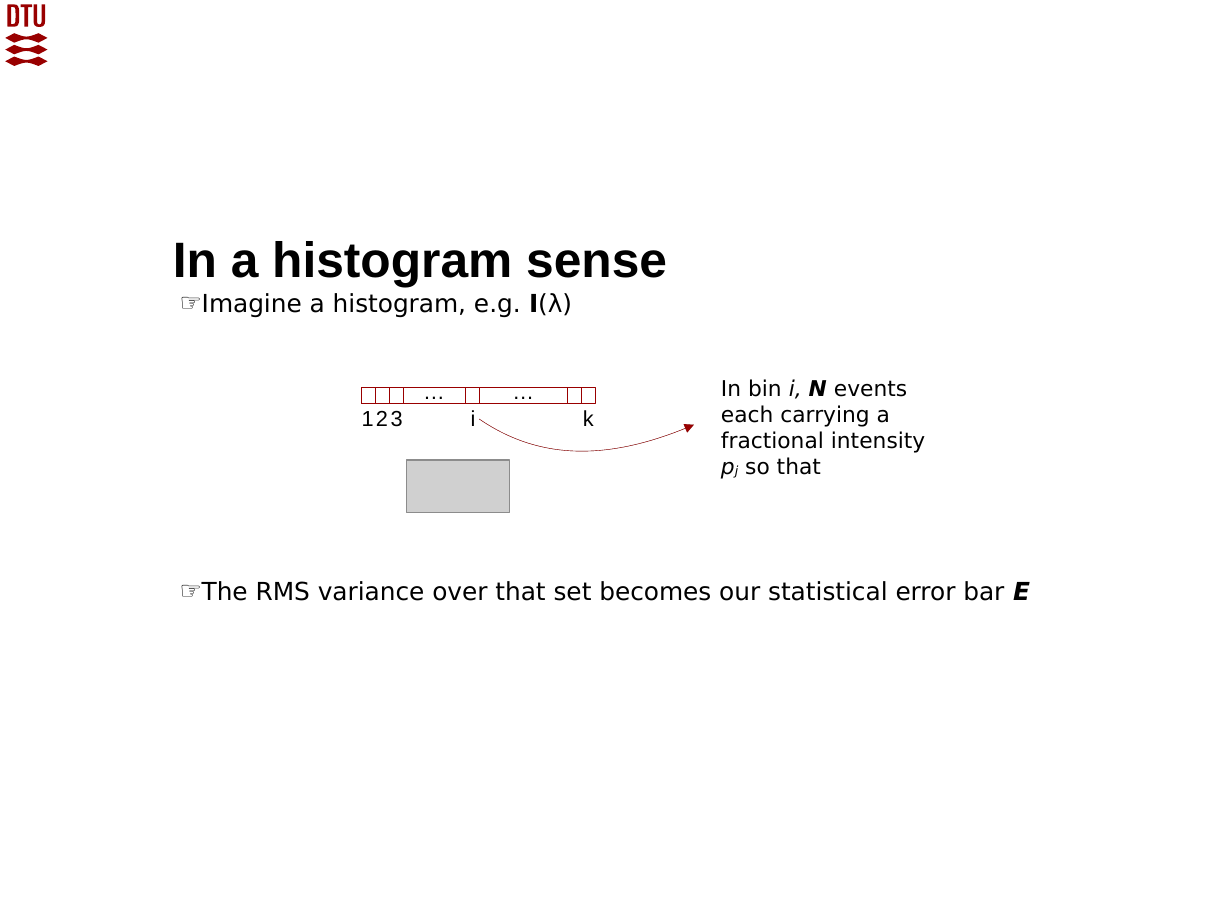
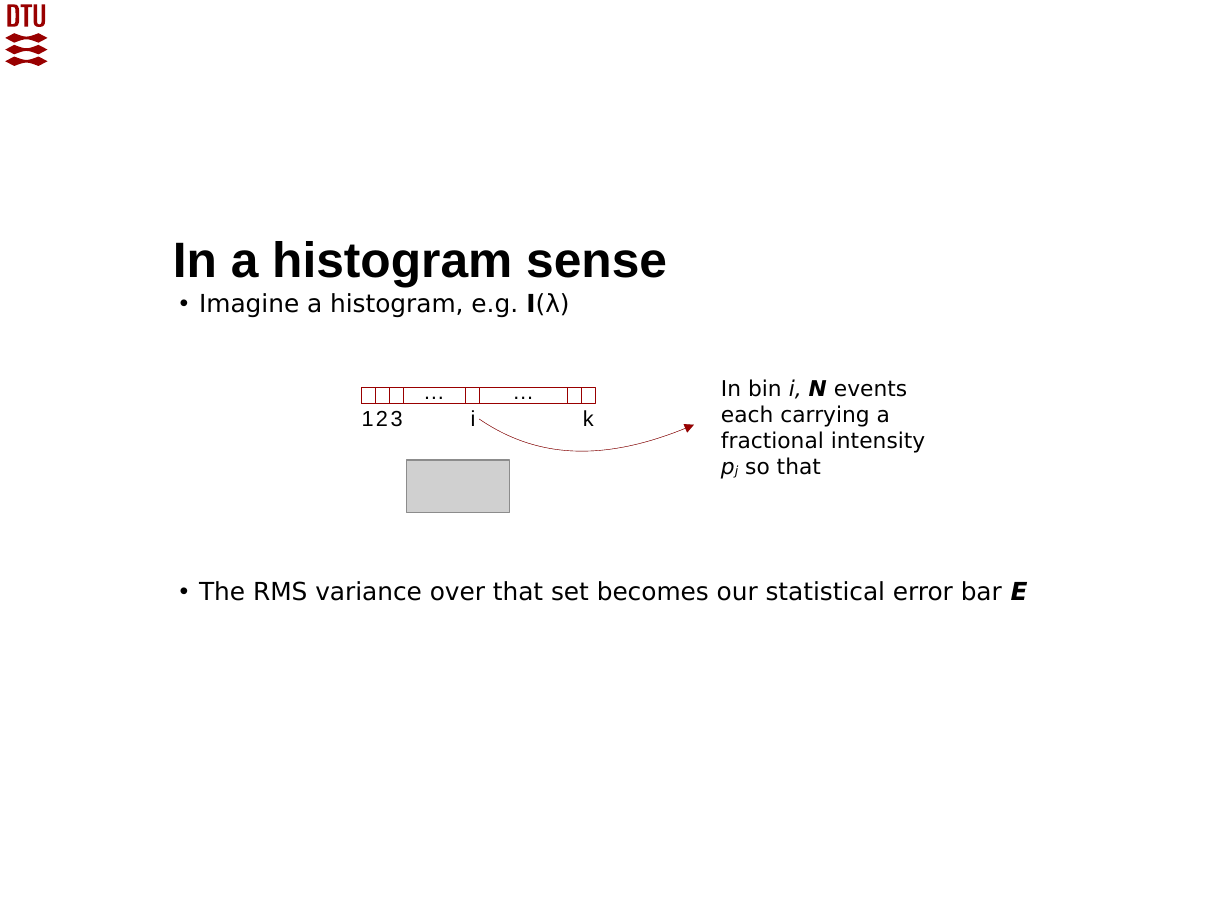
Before and after one commit to McStasMcXtrace/Schools, a slide deck: slide 37 of 2023/SOLEIL_May_2023/Day2_Wednesday_May_10th/3_Components/McXtrace_component_and_instrument_concepts.pptx. Drawn at 1232x924 pixels with LibreOffice and Linux fonts; fonts in the diff are those of the drawing; grey boxes stand for pictures; background and template pictures are left out. Boxes give left, top, right and bottom in pixels: in the first picture for what was removed or moved away, otherwise in the second. Text is boxed around its words. In the diff, an @@ line names an element or a change of style, - is before the commit and + after.

```diff
--- a/2023/SOLEIL_May_2023/Day2_Wednesday_May_10th/3_Components/McXtrace_component_and_instrument_concepts.pptx
+++ b/2023/SOLEIL_May_2023/Day2_Wednesday_May_10th/3_Components/McXtrace_component_and_instrument_concepts.pptx
@@ text "Imagine a histogram, e.g. I(λ)" at (199, 293, 1028, 601): bullet ☞ to • @@
```
Also in this commit, not shown: 5 other slides changed, 2 other files.
